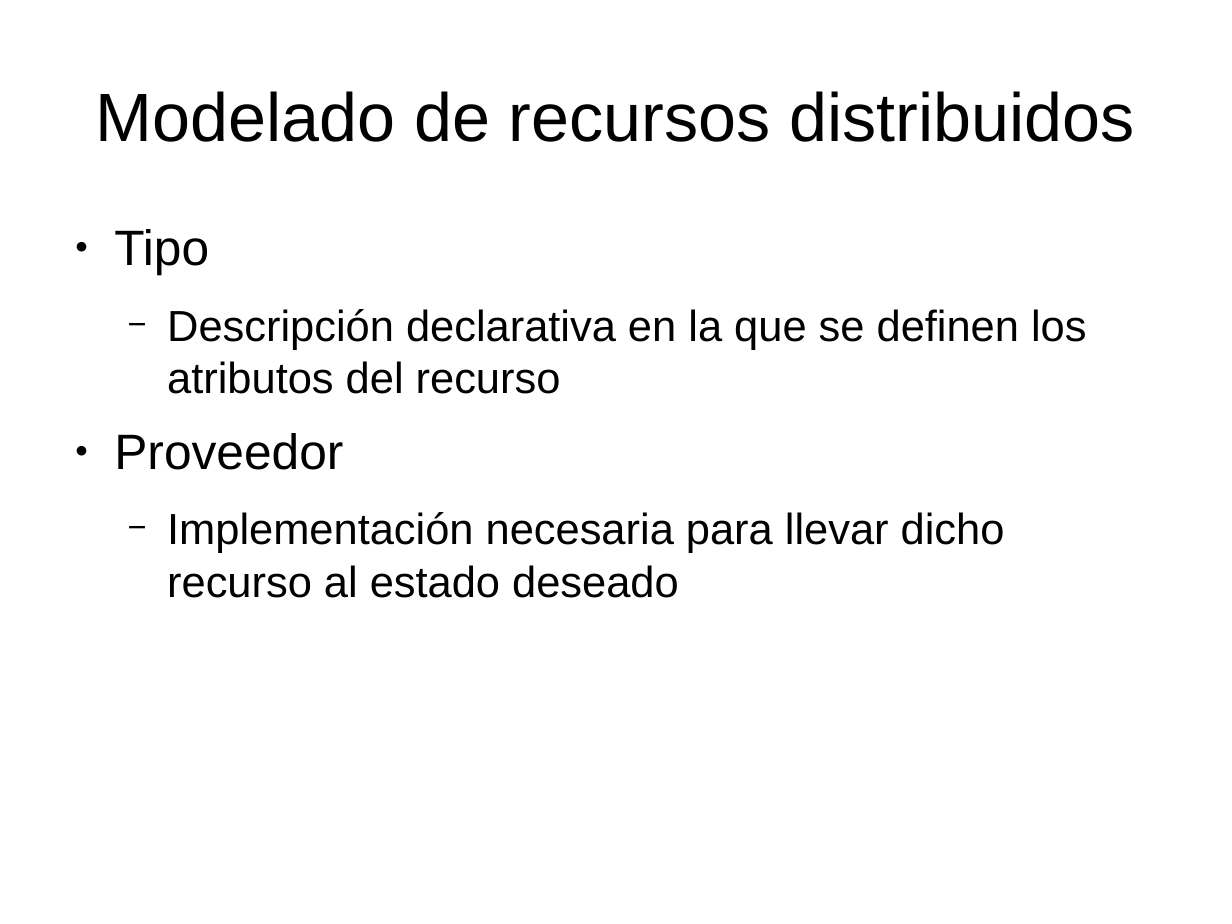
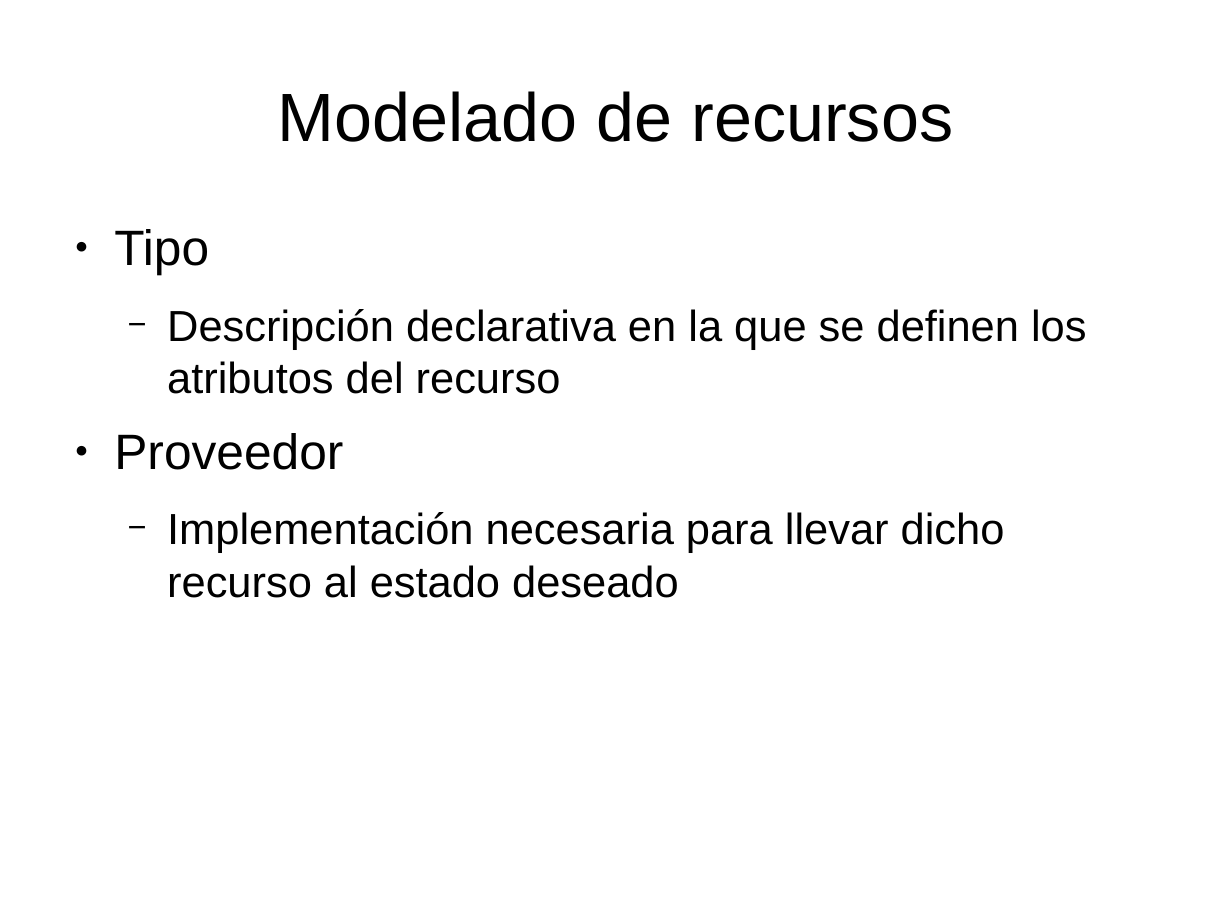
Before and after one commit to dcere/pfc, a slide deck: slide 8 of adm/presentacion/presentacion.odp. Drawn at 1232x924 pixels with LibreOffice and Linux fonts; fonts in the diff are those of the drawing. Boxes give left, top, right and bottom in pixels: in the first picture for what was removed or moved away, otherwise in the second. Text is boxed around its words. In the diff, an @@ line names an element or a change of style, - is before the commit and + after.

```diff
--- a/adm/presentacion/presentacion.odp
+++ b/adm/presentacion/presentacion.odp
@@ title at <box>278,91,953,142</box>: text changed @@
-Modelado de recursos distribuidos
+Modelado de recursos
```
Also in this commit, not shown: 6 other slides changed, 10 slides added, 1 slide removed, 2 other files.
